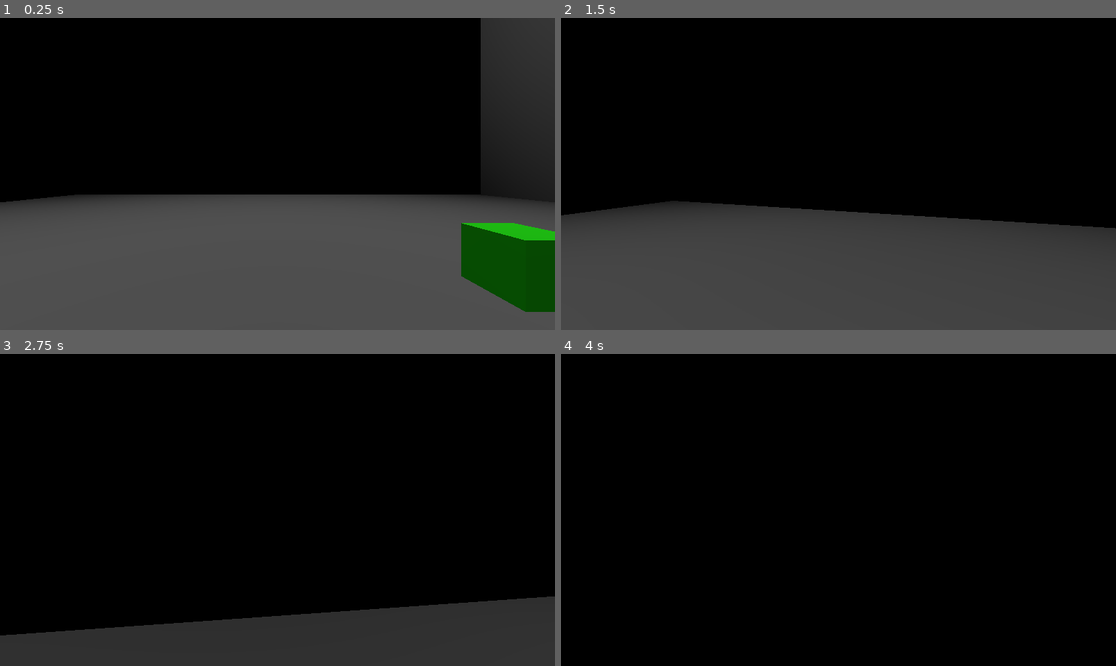
Above: before the commit, frames 1-4 (two rows, left to right).
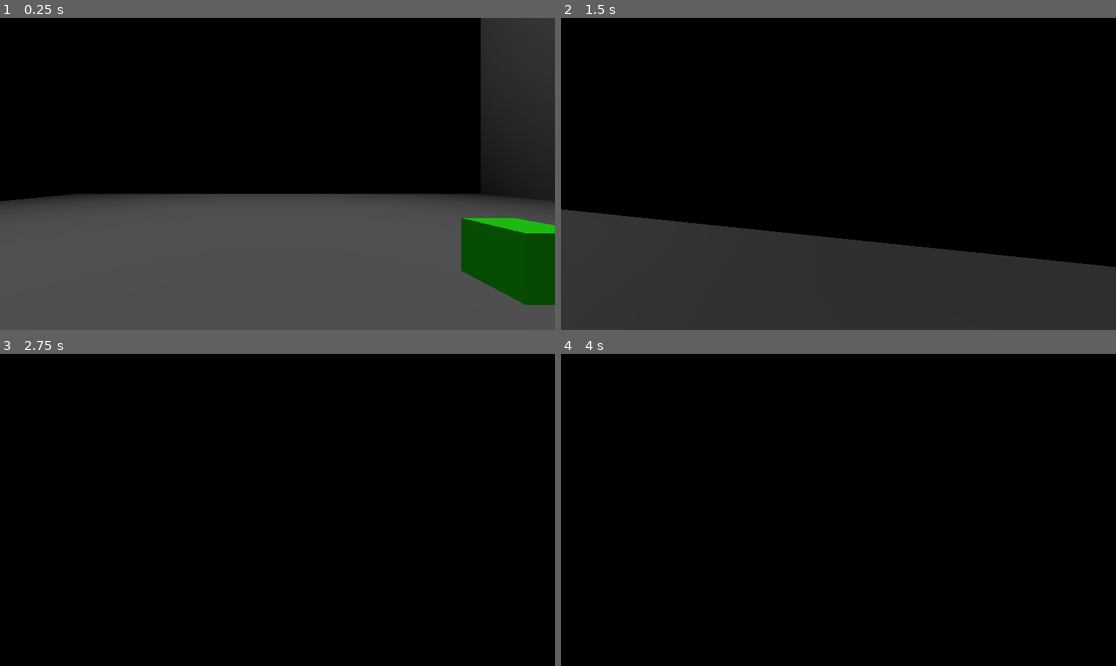
Above: after the commit, the same moments.

Repository: TehGaa/gamedev-tutorial-7
Game: Godot game, scene res://scenes/Level.tscn
The game is run twice, just before and just after one commit, with the same random seed, the same clock (stepped at 60 frames per second) and the same inputs.
Inputs (mouse positions are in pixels of both pictures, inside the frame that each line leads up to):
- Up to frame 1 (0.25 s): no input
- Up to frame 2 (1.5 s): move the mouse to (866, 174) at 0.52 s; hold Shift (sprint, bound only after the commit) 0.53-1.28 s; hold W (movement_forward) from 0.53 s (still down); tap Ctrl (crouch, bound only after the commit) at 0.6 s; tap Space (jump) at 0.77 s; move the mouse to (810, 174) at 1.27 s; tap Shift (sprint, bound only after the commit) at 1.35 s
- Up to frame 3 (2.75 s): keep holding W (movement_forward); tap Space (jump) at 1.52 s; tap Ctrl (crouch, bound only after the commit) at 1.55 s; move the mouse to (288, 503) at 2.02 s; hold Shift (sprint, bound only after the commit) from 2.03 s (still down); tap E (interact) at 2.1 s
- Up to frame 4 (4 s): keep holding W (movement_forward); move the mouse to (832, 516) at 2.77 s; release Shift (sprint, bound only after the commit) at 2.78 s; tap Ctrl (crouch, bound only after the commit) at 2.85 s; tap Space (jump) at 3.02, 3.77 s; tap Enter at 3.5 s; move the mouse to (877, 513) at 3.52 s; hold Shift (sprint, bound only after the commit) from 3.53 s (still down)

The runs differ from the first frame. In frame 1, 1.2% of the frame differs, in the area x 0-100%, y 56-95%; in frame 2, 8.1%; in frame 3, 16%, in the area x 0-100%, y 77-100%; in frame 4, nothing differs.

Commit message:
feat: add latihan mandiri and Readme

Diff:
--- a/project.godot
+++ b/project.godot
@@ -47,6 +47,16 @@
 "events": [Object(InputEventKey,"resource_local_to_scene":false,"resource_name":"","device":0,"window_id":0,"alt_presse …(189 unchanged characters)…
 ]
 }
+sprint={
+"deadzone": 0.5,
+"events": [Object(InputEventKey,"resource_local_to_scene":false,"resource_name":"","device":0,"window_id":0,"alt_pressed":false,"shift_pressed":false,"ctrl_pressed":false,"meta_pressed":false,"pressed":false,"keycode":0,"physical_keycode":4194325,"key_label":0,"unicode":0,"location":0,"echo":false,"script":null)
+]
+}
+crouch={
+"deadzone": 0.5,
+"events": [Object(InputEventKey,"resource_local_to_scene":false,"resource_name":"","device":0,"window_id":0,"alt_pressed":false,"shift_pressed":false,"ctrl_pressed":false,"meta_pressed":false,"pressed":false,"keycode":0,"physical_keycode":4194326,"key_label":0,"unicode":0,"location":0,"echo":false,"script":null)
+]
+}
 
 [rendering]
 
--- a/scenes/Player.gd
+++ b/scenes/Player.gd
@@ -1,6 +1,7 @@
 extends CharacterBody3D
 
 @export var speed: float = 10.0
+@export var sprintSpeed: float = 30.0
 @export var acceleration: float = 5.0
 @export var gravity: float = 9.8
 @export var jump_power: float = 5.0
@@ -8,11 +9,20 @@
 
 @onready var head: Node3D = $Head
 @onready var camera: Camera3D = $Head/Camera3D
+@onready var mesh: MeshInstance3D = $MeshInstance3D
+
+@export var crouchHeight: float = 0.5
+@export var standingHeight: float = 1.0
 
 var camera_x_rotation: float = 0.0
+var curSpeed: float = 0.0
+var isCrouch: bool = false
 
 func _ready():
 	Input.set_mouse_mode(Input.MOUSE_MODE_CAPTURED)
+	$CollisionShape3D.scale.y = standingHeight
+	mesh.scale.y = 1.0
+	head.position.y = standingHeight
 
 func _input(event):
 	if event is InputEventMouseMotion and Input.get_mouse_mode() == Input.MOUSE_MODE_CAPTURED:
@@ -22,9 +32,26 @@
 		camera.rotation_degrees.x = -camera_x_rotation
 	if Input.is_action_just_pressed("ui_cancel"):
 		Input.set_mouse_mode(Input.MOUSE_MODE_VISIBLE)
+	if Input.is_action_just_pressed("crouch"):
+		toggle_crouch()
+
+func toggle_crouch():
+	isCrouch = !isCrouch
+	if isCrouch:
+		$CollisionShape3D.scale.y = crouchHeight
+		mesh.scale.y = crouchHeight / standingHeight
+		head.position.y = crouchHeight
+	else:
+		$CollisionShape3D.scale.y = standingHeight
+		mesh.scale.y = 1.0
+		head.position.y = standingHeight
 
 func _physics_process(delta):
+	curSpeed = speed
 	var movement_vector = Vector3.ZERO
+
+	if Input.is_action_pressed("sprint"):
+		curSpeed = sprintSpeed
 
 	if Input.is_action_pressed("movement_forward"):
 		movement_vector -= head.basis.z
@@ -37,8 +64,8 @@
 
 	movement_vector = movement_vector.normalized()
 
-	velocity.x = lerp(velocity.x, movement_vector.x * speed, acceleration * delta)
-	velocity.z = lerp(velocity.z, movement_vector.z * speed, acceleration * delta)
+	velocity.x = lerp(velocity.x, movement_vector.x * curSpeed, acceleration * delta)
+	velocity.z = lerp(velocity.z, movement_vector.z * curSpeed, acceleration * delta)
 
 	# Apply gravity
 	if not is_on_floor():
Not shown, added: README.md
